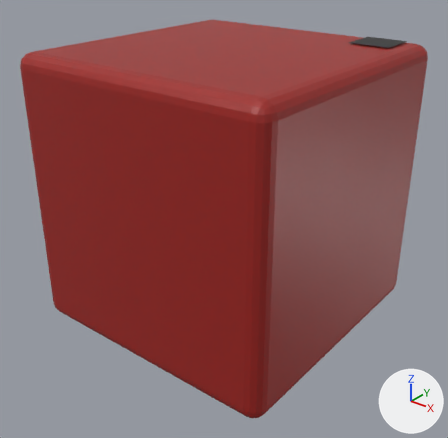
The COLLADA model View/Blender/Prozess/Subjekt_Highlight_Hashtag.dae as it was, and as the next commit left it.
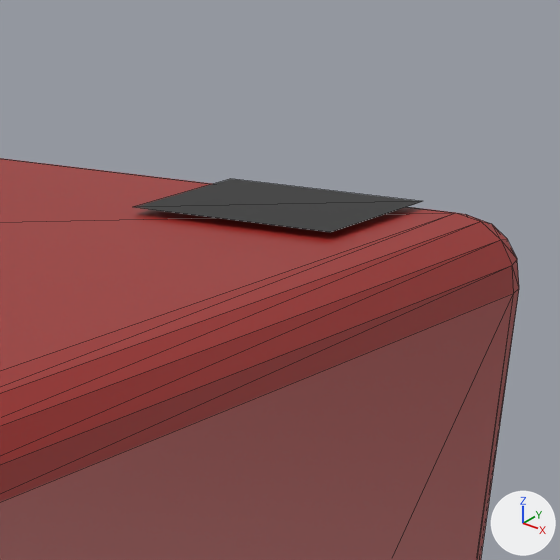
Each version is shown whole from a 50 mm camera at (2.604, -3.32, 1.776) aimed at (0.035, -0.109, -0.215), then close up on the part from 72% to 97% of the width and 0% to 26% of the height. Arrows for +X, +Y and +Z are at lower right; the lights stay in place. The close-ups show mesh edges as thin lines. Where no turn or scale is listed for an object, it has been applied to the vertices.
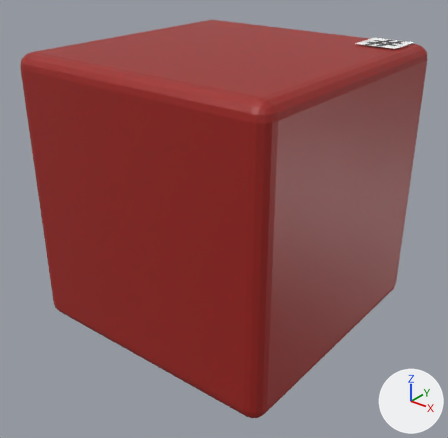
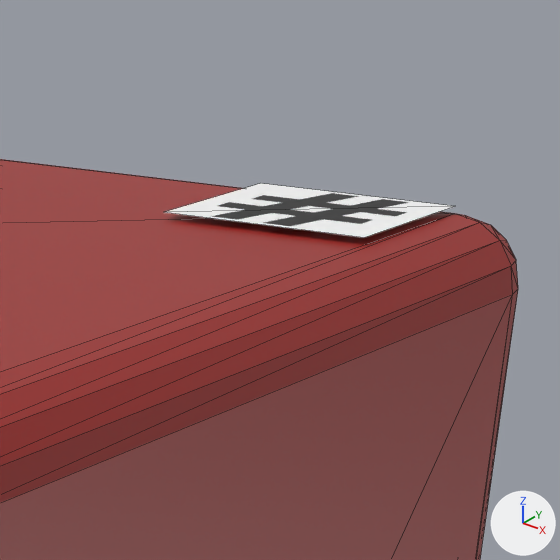
The newer file is also turned or shifted as a whole; pictures and numbers use the older file's frame.

The change, as a diff of the scene's bpy script:
```diff
--- a/View/Blender/Prozess/Subjekt_Highlight_Hashtag.dae.py
+++ b/View/Blender/Prozess/Subjekt_Highlight_Hashtag.dae.py
@@ img_hashtag_jpeg @@
+img_hashtag_jpeg = load_image('Hashtag.jpeg', 'Archiv/Hashtag.jpeg', 600, 600, 'sRGB')
@@ mat_material_001 @@
 mat_material_001 = principled_material('Material_001')
-mat_material_001.texture = img_hashtag_png
+mat_material_001.texture = img_hashtag_jpeg
 mat_material_001.roughness = 0.44
@@ me_plane @@
 me_plane.from_pydata(...)  # 4 vertices, 2 faces; spans x -0.15..0.15, y -0.15..0.15, z 0.0
 # used by ob_plane; location = (0.7, 0.75, 1.01)
+# me_plane part 1: the whole mesh is moved by (0.049, 0.0, -0.001)
 me_plane.materials.append(mat_material_001)
```

Location of each change, (x1, y1, x2, y2) in pixels of the close-ups (560 x 560 px):
'Plane', surface changed, mesh moved
    before: (134, 179, 423, 232)
    after: (165, 183, 455, 238)
